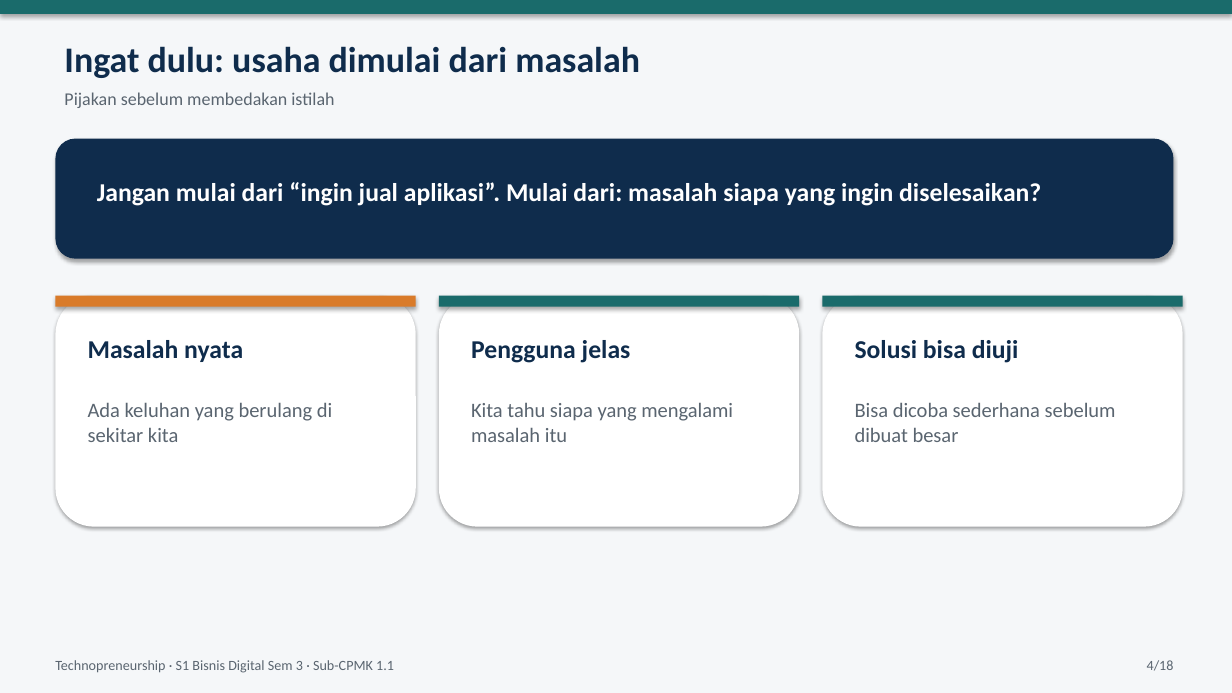
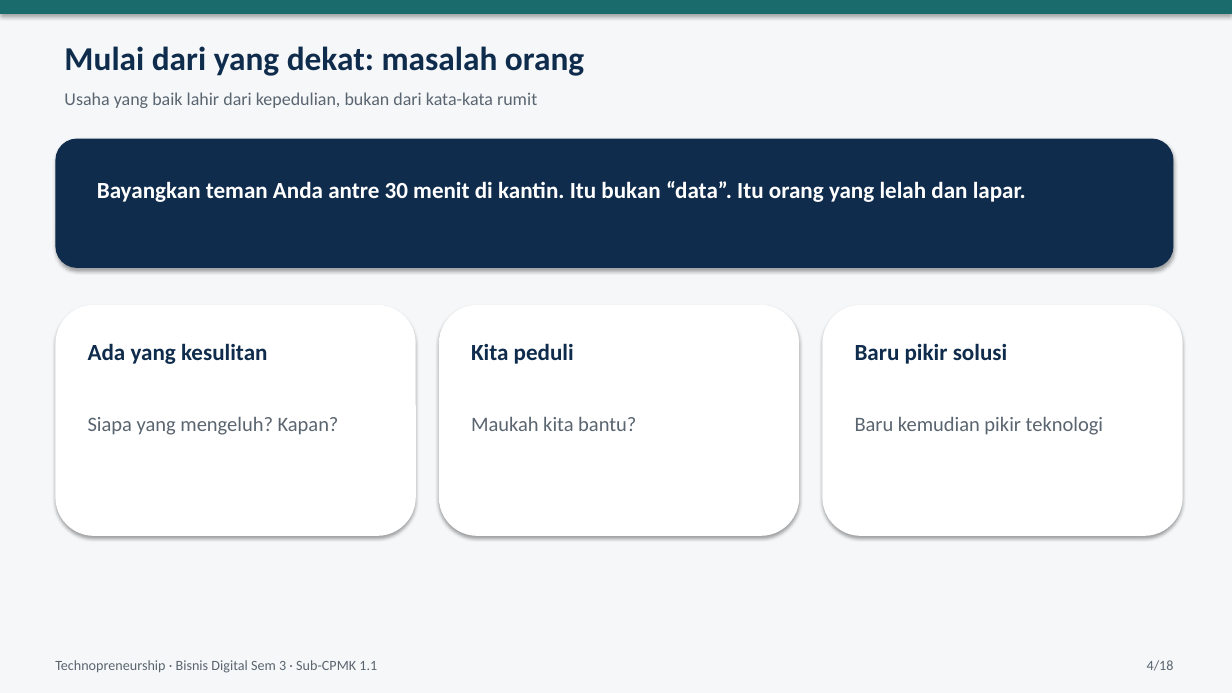
Before and after one commit to yusepa165-hue/Latihan-1, a slide deck: slide 4 of materi-technopreneurship/ppt/PPT01_SubCPMK_1_1_Entrepreneur_Technopreneur_Bisnis_Digital.pptx. Drawn at 1232x693 pixels with LibreOffice and Linux fonts; fonts in the diff are those of the drawing. Boxes give left, top, right and bottom in pixels: in the first picture for what was removed or moved away, otherwise in the second. Text is boxed around its words. In the diff, an @@ line names an element or a change of style, - is before the commit and + after.

```diff
--- a/materi-technopreneurship/ppt/PPT01_SubCPMK_1_1_Entrepreneur_Technopreneur_Bisnis_Digital.pptx
+++ b/materi-technopreneurship/ppt/PPT01_SubCPMK_1_1_Entrepreneur_Technopreneur_Bisnis_Digital.pptx
@@ text at [64,46,584,76]: text changed; size 28 to 26 pt @@
-Ingat dulu: usaha dimulai dari masalah
+Mulai dari yang dekat: masalah orang
@@ text at [64,92,537,108]: text changed @@
-Pijakan sebelum membedakan istilah
+Usaha yang baik lahir dari kepedulian, bukan dari kata-kata rumit
@@ rounded rectangle: place and size @@
-rounded rectangle at [55,139,1174,259]
+rounded rectangle at [55,139,1174,268]
@@ text removed at [97,182,1041,206] @@
-Jangan mulai dari “ingin jual aplikasi”. Mulai dari: masalah siapa yang ingin diselesaikan?
@@ text added at [97,181,1026,202], 18 pt, text #FFFFFF, bold @@
+Bayangkan teman Anda antre 30 menit di kantin. Itu bukan “data”. Itu orang yang lelah dan lapar.
@@ rectangle removed at [55,296,416,307] @@
@@ rectangle removed at [439,296,799,307] @@
@@ rectangle removed at [823,296,1183,307] @@
@@ 3 rounded rectangles: place and size @@
-3 rounded rectangles at [55,296,1183,527]
+3 rounded rectangles at [55,305,1183,536]
@@ text removed at [88,340,243,362] @@
-Masalah nyata
@@ text added at [88,343,268,364], 18 pt, text #0F2C4C, bold @@
+Ada yang kesulitan
@@ text removed at [471,340,631,363] @@
-Pengguna jelas
@@ text added at [471,343,574,364], 18 pt, text #0F2C4C, bold @@
+Kita peduli
@@ text at [855,343,1007,364]: text changed; size 20 to 18 pt @@
-Solusi bisa diuji
+Baru pikir solusi
@@ text removed at [88,402,332,442] @@
-Ada keluhan yang berulang di sekitar kita
@@ text added at [88,416,339,435], 16 pt, text #5A6570 @@
+Siapa yang mengeluh? Kapan?
@@ text at [471,416,636,431]: text changed @@
-Kita tahu siapa yang mengalami masalah itu
+Maukah kita bantu?
@@ text removed at [855,402,1116,442] @@
-Bisa dicoba sederhana sebelum dibuat besar
@@ text added at [855,416,1103,435], 16 pt, text #5A6570 @@
+Baru kemudian pikir teknologi
@@ text at [55,660,377,673]: text changed @@
-Technopreneurship · S1 Bisnis Digital Sem 3 · Sub-CPMK 1.1
+Technopreneurship · Bisnis Digital Sem 3 · Sub-CPMK 1.1
```
Also in this commit, not shown: 15 other slides changed, 2 slides added, 2 slides removed, 1 other file.
